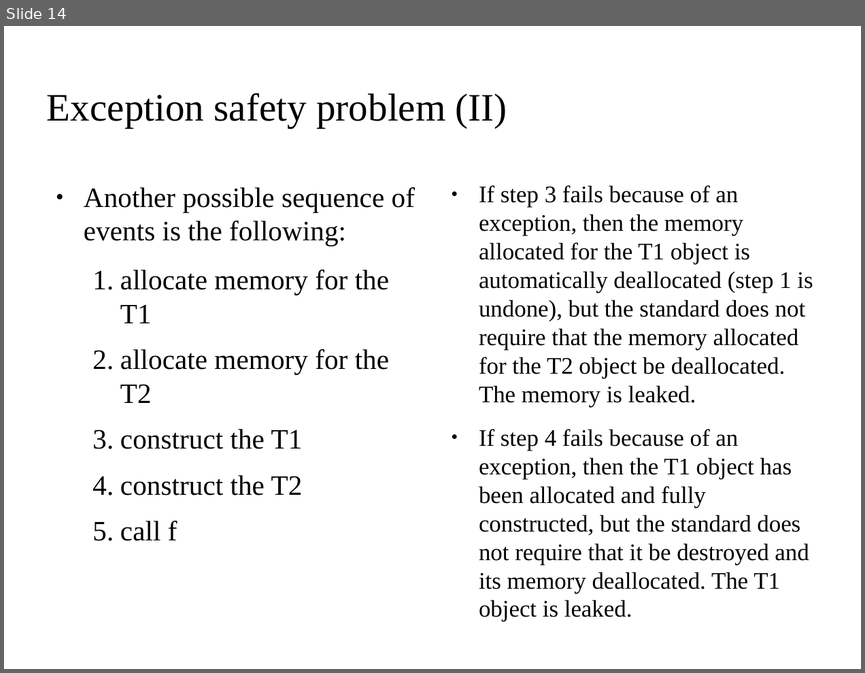
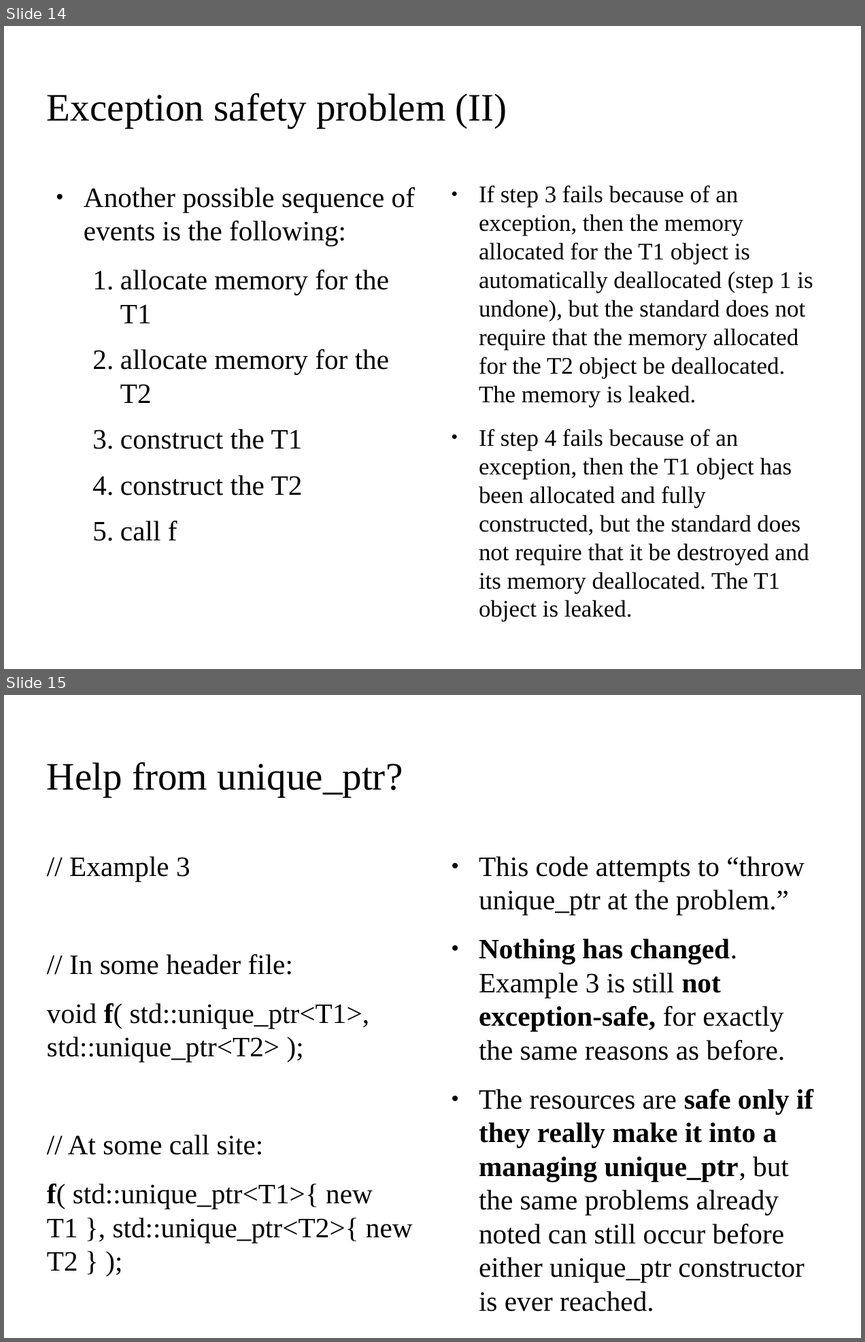
Before and after one commit to kks32/cpp-software-development, a slide deck: Ex10_Exception_Handling_II/Ex10_Exception_Handling_II.odp. Shown one above the other, each under a label of ours: slide 14 before the commit, slides 14 and 15 after it. The pictures are 865x673 and 865x1342 pixels, drawn with LibreOffice and Linux fonts; fonts in the diff are those of the drawing; background and template pictures are left out. Boxes give left, top, right and bottom in pixels: in the first picture for what was removed or moved away, otherwise in the second. Text is boxed around its words. In the diff, an @@ line names an element or a change of style, - is before the commit and + after.

Commit message:
make_unique

```diff
--- a/Ex10_Exception_Handling_II/Ex10_Exception_Handling_II.odp
+++ b/Ex10_Exception_Handling_II/Ex10_Exception_Handling_II.odp
@@ slide 15 added at (x1=4, y1=695, x2=861, y2=1338), background picture (left out) @@
@@ title added at (x1=47, y1=762, x2=403, y2=797), 36 pt, text #000000 @@
+Help from unique_ptr?
@@ text added at (x1=47, y1=856, x2=413, y2=1270), 26 pt, text #000000 @@
+// Example 3
+// In some header file:
+void f( std::unique_ptr<T1>, std::unique_ptr<T2> );
+// At some call site:
+f( std::unique_ptr<T1>{ new T1 }, std::unique_ptr<T2>{ new T2 } );
@@ text added at (x1=479, y1=856, x2=813, y2=1311), 26 pt, text #000000 @@
+● This code attempts to “throw unique_ptr at the problem.”
+● Nothing has changed. Example 3 is still not exception-safe, for exactly the same reasons as before.
+● The resources are safe only if they really make it into a managing unique_ptr, but the same problems already noted can still occur before either unique_ptr constructor is ever reached.
```
Also in this commit, not shown: 3 other slides added, 1 other file.
